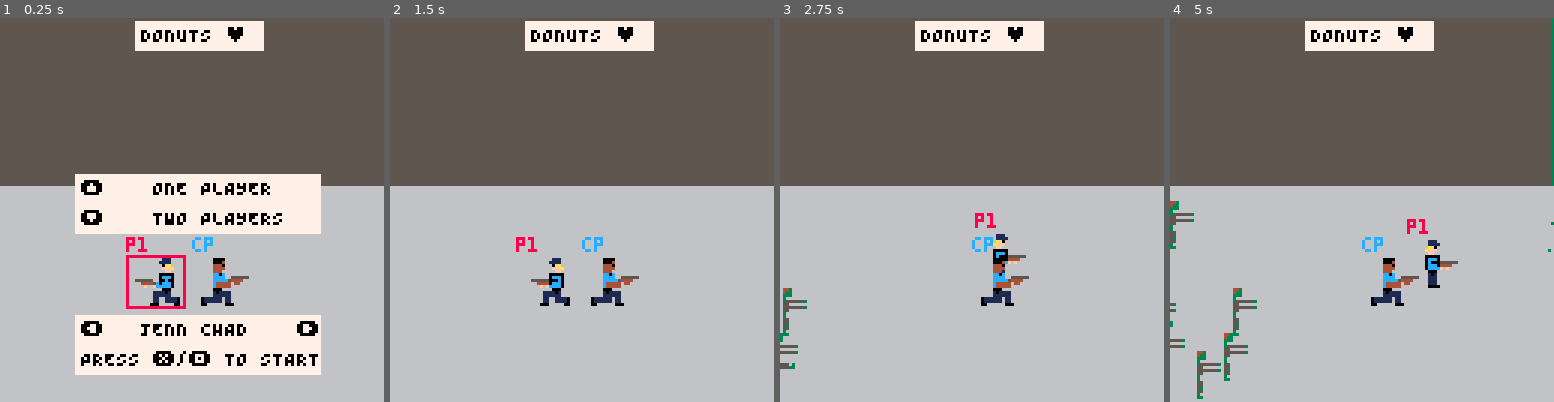
Above: before the commit, frames 1-4 (left to right).
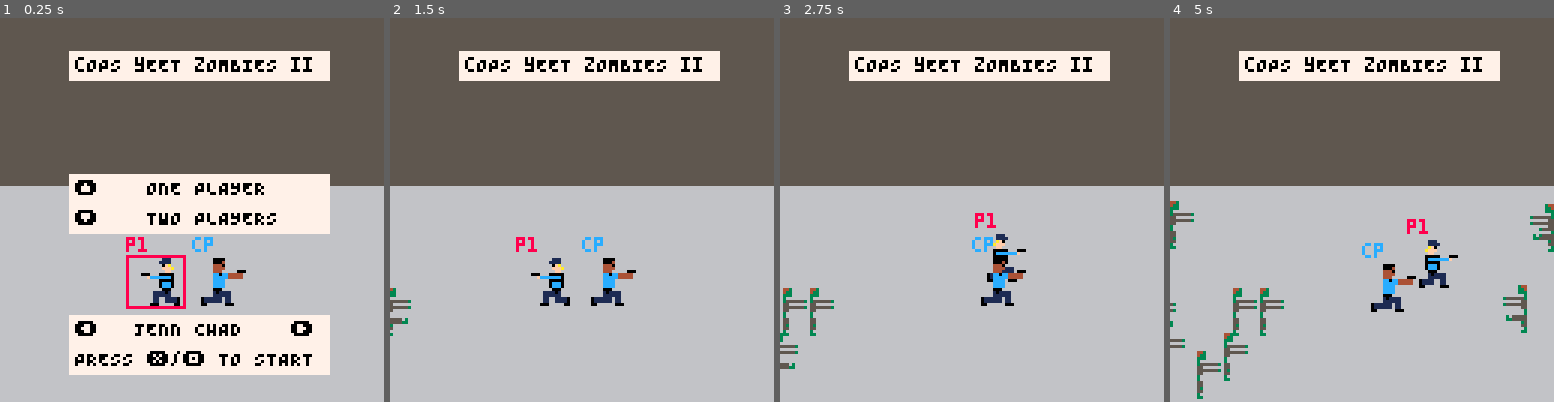
Above: after the commit, the same moments.

Repository: ryangrossGitHub/cnz2
Game: PICO-8 cartridge cnz2.p8
Two runs of this game, one before a commit and one after it. Both use one fixed random seed, a clock stepped at 60 frames per second and the inputs below.
Inputs:
- Up to frame 1 (0.25 s): no input
- Up to frame 2 (1.5 s): tap X (X key) at 0.33, 1.07 s; tap O (Z key) at 0.7 s
- Up to frame 3 (2.75 s): hold Right 1.6-2.1 s; tap O (Z key) at 1.7, 2.1, 2.5 s; tap X (X key) at 1.85 s; hold Up 2.15-2.42 s; hold Right from 2.47 s (still down)
- Up to frame 4 (5 s): tap O (Z key) every 0.4 s from 2.9 to 4.9 s; tap X (X key) at 2.97, 4.08 s; release Right at 3.03 s; hold Left 3.08-3.58 s; hold Down 3.63-3.97 s; hold Right 4.02-4.68 s; hold Up from 4.73 s (still down)

The runs differ from the first frame. In frame 1, 13% of the frame differs, in the area x 17-86%, y 0-93%; in frame 2, 8.5%; in frame 3, 8.6%; in frame 4, 10%.

Commit message:
Updated external cart import to also pull in music for stage.

Diff:
--- a/src/dialog.lua
+++ b/src/dialog.lua
@@ -30,7 +30,7 @@
 function say(x,y,msg,border,wide,bounded)
   local max_w = 42
   if wide then
-   max_w = 81
+   max_w = 86
   end
 
 	 -- 1. split text into words using pico-8's native split
--- a/src/enemies.lua
+++ b/src/enemies.lua
@@ -138,7 +138,7 @@
 function yeet(enemy)
 	if enemy.x < camera_x or enemy.x > camera_x + screen_size - 16 then
 		enemy_die(enemy, false, 0)
-		sfx(11)
+		sfx(0)
 	else
 		if enemy.yeet_animation_frame_count < enemy.yeet_animation_frame_delay * 0.5 then
 			-- pickup animation
--- a/src/external.lua
+++ b/src/external.lua
@@ -1,28 +1,44 @@
 function load_external_data()
-  -- User save data is reserved for 0x8000 - 0x0800
-  -- TODO: Auto-save progress and reload on start
+  -- User save data is reserved for 0x8000 - 0x87FF (0x0800 bytes)
 
-  -- Preload LEVEL 2 (Grabbing Tab 4 at 0x1800)
-  reload(0x8800, 0x1800, 0x0800, "map2.p8")
-  reload(0x9000, 0x2000, 0x1000, "map2.p8")
+  ---------------------------------------------------------
+  -- PRELOAD LEVEL 2
+  ---------------------------------------------------------
+  reload(0x8800, 0x1800, 0x0800, "map2.p8")  -- Sprites (Tab 4)
+  reload(0x9000, 0x2000, 0x1000, "map2.p8")  -- Map
+  reload(0xA000, 0x3448, 0x02A0, "map2.p8")  -- SFX 20-40
+  reload(0xA2A0, 0x3100, 0x0084, "map2.p8")  -- Music 0-32
 
-  -- Preload LEVEL 3 (Grabbing Tab 4 at 0x1800)
-  reload(0xa000, 0x1800, 0x0800, "map3.p8")
-  reload(0xa800, 0x2000, 0x1000, "map3.p8")
+  ---------------------------------------------------------
+  -- PRELOAD LEVEL 3
+  ---------------------------------------------------------
+  reload(0xA324, 0x1800, 0x0800, "map3.p8")  -- Sprites (Tab 4)
+  reload(0xAB24, 0x2000, 0x1000, "map3.p8")  -- Map
+  reload(0xBB24, 0x3448, 0x02A0, "map3.p8")  -- SFX 20-40
+  reload(0xBDC4, 0x3100, 0x0084, "map3.p8")  -- Music 0-32
 
-  -- Preload LEVEL 4 (Grabbing Tab 4 at 0x1800)
-  reload(0xb800, 0x1800, 0x0800, "map4.p8")
-  reload(0xc000, 0x2000, 0x1000, "map4.p8")
+  ---------------------------------------------------------
+  -- PRELOAD LEVEL 4
+  ---------------------------------------------------------
+  reload(0xBE48, 0x1800, 0x0800, "map4.p8")  -- Sprites (Tab 4)
+  reload(0xC648, 0x2000, 0x1000, "map4.p8")  -- Map
+  reload(0xD648, 0x3448, 0x02A0, "map4.p8")  -- SFX 20-40
+  reload(0xD8e8, 0x3100, 0x0084, "map4.p8")  -- Music 0-32
 
-  -- Preload LEVEL 5 (Grabbing Tab 4 at 0x1800)
-  reload(0xd000, 0x1800, 0x0800, "map5.p8")
-  reload(0xd800, 0x2000, 0x1000, "map5.p8")
+  ---------------------------------------------------------
+  -- PRELOAD LEVEL 5
+  ---------------------------------------------------------
+  reload(0xD96C, 0x1800, 0x0800, "map5.p8")  -- Sprites (Tab 4)
+  reload(0xE16C, 0x2000, 0x1000, "map5.p8")  -- Map
+  reload(0xF16C, 0x3448, 0x02A0, "map5.p8")  -- SFX 20-40
+  reload(0xF40C, 0x3100, 0x0084, "map5.p8")  -- Music 0-32
 
-  -- Preload LEVEL 6 (Grabbing Tab 4 at 0x1800)
-  reload(0xe800, 0x1800, 0x0800, "map6.p8")
-  reload(0xf000, 0x2000, 0x1000, "map6.p8")
+  -- End address used is 0xF490.
+  -- Free space left at the very end: 0xF490 to 0xFFFF (2,928 bytes)
+
   printh(" external assets loaded successfully", log_file)
 end
+
 
 function swap_sprites(source_data_address, src_index, tgt_index)
   -- 1. Calculate the active RAM target address (0x0000 sprite sheet)
--- a/src/main.lua
+++ b/src/main.lua
@@ -87,12 +87,8 @@
 	draw_enemies()
 	draw_particles(particles)
 
-	say(58,12,"DONUTS ♥", 0, false)
-	say(screen_size + 58, 12, "COFFEE ●", 0, false)
-	say(screen_size * 2 + 58, 12, "PARKING ★", 0, false)
-	say(screen_size * 3 + 29, 17, "ICE CREAM", 0, false)
-	say(screen_size * 5 + 37, 40, "WATER TREATEMENT PLANT ∧", 0, false)
-	say(screen_size * 7 + 32, 49, "danger! DO NOT ENTER", 0, false)
+	say(58,22,"cOPS yEET zOMBIES ii ", 0, true)
+--	say(screen_size * 2 + 58, 12, "PARKING ★", 0, false)
 
 	spr(p1.sprite, p1.x, p1.y, 2, 2, p1.flip_sprite, false)
 	print("p1", p1.x - 3, p1.y - 7, 8)
--- a/src/players.lua
+++ b/src/players.lua
@@ -20,7 +20,7 @@
 		move_shoot_shotgun = 46,
 		yeet = 96
 	},
-	sprite = 42, -- intial value
+	sprite = 34, -- intial value
 	yeet_frame_count = 0,
 	yeet_frame_delay = 5,
 	flip_sprite = true,
@@ -29,7 +29,7 @@
 	last_animation_frame_x = init_jenn_x,
 	last_animation_frame_y = init_player_y,
 	animation_frame_delay = 5,
-	weapon = 1, -- weapon: 0 pistol, 1 shotgun
+	weapon = 0, -- weapon: 0 pistol, 1 shotgun
 	weapon_delay = 2,
 	trigger = false -- trigger pressed,
 }
@@ -47,7 +47,7 @@
 		move_shoot_shotgun = 14,
 		yeet = 64
 	},
-	sprite = 10, -- intial value
+	sprite = 2, -- intial value
 	yeet_frame_count = 0,
 	yeet_frame_delay = 5,
 	flip_sprite = false,
@@ -56,7 +56,7 @@
 	last_animation_frame_x = init_chad_x,
 	last_animation_frame_y = init_player_y,
 	animation_frame_delay = 5,
-	weapon = 1, -- weapon: 0 pistol, 1 shotgun
+	weapon = 0, -- weapon: 0 pistol, 1 shotgun
 	weapon_delay = 2,
 	trigger = false -- trigger pressed
 }
@@ -163,7 +163,7 @@
 				p2.sprite = p2.sprites.move_shoot_pistol
 			end
 
-			sfx(11)
+			sfx(0)
 			enemy_coll_detect(p2)
 		end
 	elseif p2.weapon == 1 then
@@ -176,7 +176,7 @@
 				p2.sprite = p2.sprites.move_shoot_shotgun
 			end
 
-			sfx(12)
+			sfx(1)
 
 			if p2.flip_sprite then
 				camera_x -= camera_shake_offset_amount
@@ -292,7 +292,7 @@
 						p.sprite = p.sprites.move_shoot_pistol
 					end
 
-					sfx(11)
+					sfx(0)
 					enemy_coll_detect(p)
 				end
 			elseif p.weapon == 1 then
@@ -305,7 +305,7 @@
 						p.sprite = p.sprites.move_shoot_shotgun
 					end
 
-					sfx(12)
+					sfx(1)
 					enemy_coll_detect(p)
 
 					if p.flip_sprite then
--- a/src/stages.lua
+++ b/src/stages.lua
@@ -5,28 +5,30 @@
 camera_x = 0
 camera_y = 0
 
-function load_level(n)
-  if n == 2 then
-    memcpy(0x1800, 0x8800, 0x0800) -- Push Level 1 Tiles live to Tab 4
-    memcpy(0x2000, 0x9000, 0x1000) -- Push Level 1 Map live to active map
-
-  elseif n == 3 then
-    memcpy(0x1800, 0xa000, 0x0800) -- Push Level 2 Tiles live to Tab 4
-    memcpy(0x2000, 0xa800, 0x1000) -- Push Level 2 Map live to active map
-
-  elseif n == 4 then
-    memcpy(0x1800, 0xb800, 0x0800) -- Push Level 3 Tiles live to Tab 4
-    memcpy(0x2000, 0xc000, 0x1000) -- Push Level 3 Map live to active map
-
-  elseif n == 5 then
-    memcpy(0x1800, 0xd000, 0x0800) -- Push Level 4 Tiles live to Tab 4
-    memcpy(0x2000, 0xd800, 0x1000) -- Push Level 4 Map live to active map
-
-  elseif n == 6 then
-    memcpy(0x1800, 0xe800, 0x0800) -- Push Level 5 Tiles live to Tab 4
-    memcpy(0x2000, 0xf000, 0x1000) -- Push Level 5 Map live to active map
-  end
-end
+function load_level(lvl)
+  if lvl == 2 then
+    memcpy(0x1800, 0x8800, 0x0800) -- Sprites
+    memcpy(0x2000, 0x9000, 0x1000) -- Map
+    memcpy(0x3448, 0xA000, 0x02A0) -- SFX
+    memcpy(0x3100, 0xA2A0, 0x0084) -- Music
+  elseif lvl == 3 then
+    memcpy(0x1800, 0xA324, 0x0800) -- Sprites
+    memcpy(0x2000, 0xAB24, 0x1000) -- Map
+    memcpy(0x3448, 0xBB24, 0x02A0) -- SFX
+    memcpy(0x3100, 0xBDC4, 0x0084) -- Music
+  elseif lvl == 4 then
+    memcpy(0x1800, 0xBE48, 0x0800) -- Sprites
+    memcpy(0x2000, 0xC648, 0x1000) -- Map
+    memcpy(0x3448, 0xD648, 0x02A0) -- SFX
+    memcpy(0x3100, 0xD8E8, 0x0084) -- Music
+  elseif lvl == 5 then
+    memcpy(0x1800, 0xD96C, 0x0800) -- Sprites
+    memcpy(0x2000, 0xE16C, 0x1000) -- Map
+    memcpy(0x3448, 0xF16C, 0x02A0) -- SFX
+    memcpy(0x3100, 0xF40C, 0x0084) -- Music
+  end
+end
+
 
 
 stages = {
Not shown, changed: the music (__music__) section of cnz2.p8
Not shown, changed: the sound effects (__sfx__) section of cnz2.p8
